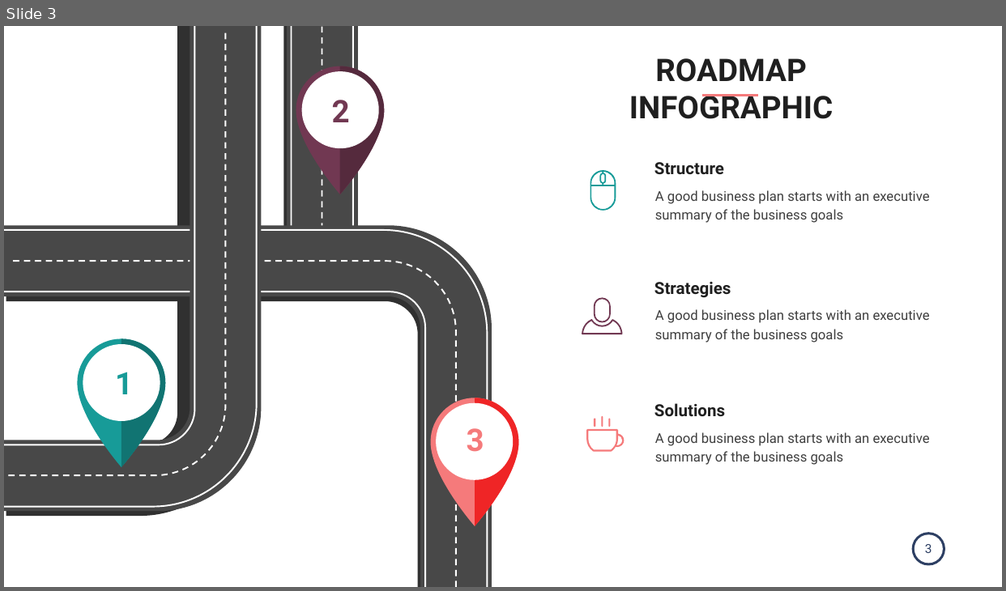
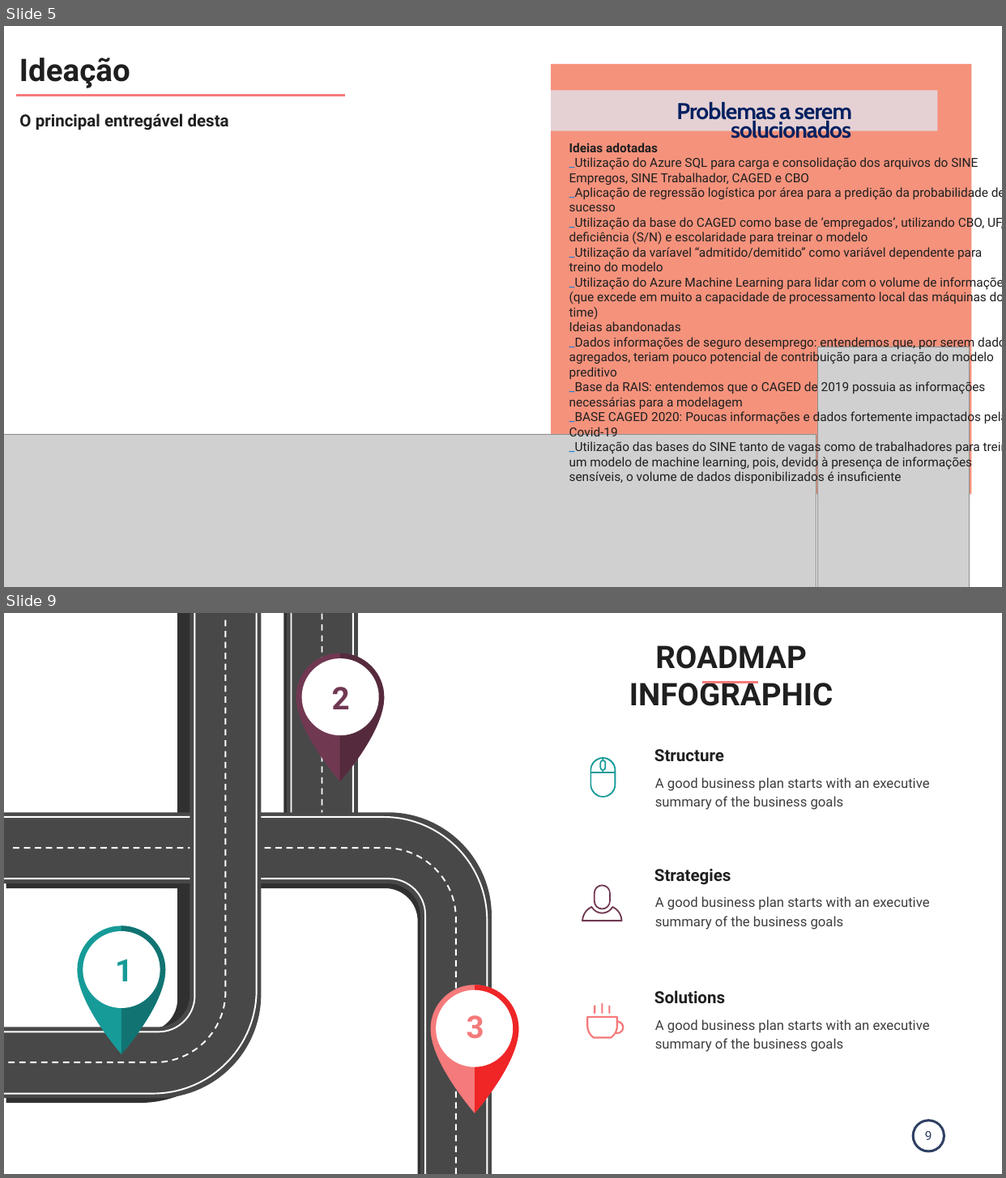
Before and after one commit to jonasplima/coronathon, a slide deck: Documentação Projeto/Roadmap Slides V1 Powerpoint Template.pptx. Shown one above the other, each under a label of ours: slide 3 before the commit, slides 5 and 9 after it; the slides between them are not shown. The pictures are 1006x591 and 1006x1178 pixels, drawn with LibreOffice and Linux fonts; fonts in the diff are those of the drawing; grey boxes stand for pictures. Boxes give left, top, right and bottom in pixels: in the first picture for what was removed or moved away, otherwise in the second. Text is boxed around its words. In the diff, an @@ line names an element or a change of style, - is before the commit and + after.

```diff
--- a/Documentação Projeto/Roadmap Slides V1 Powerpoint Template.pptx
+++ b/Documentação Projeto/Roadmap Slides V1 Powerpoint Template.pptx
@@ slide 5 added at bbox=[4, 26, 1002, 587], background #FFFFFF @@
@@ text added at bbox=[19, 58, 130, 88], 60 pt, text #1F1F1F, bold @@
+Ideação
@@ rectangle added at bbox=[551, 64, 972, 495], fill #F5927C @@
@@ line added from (16, 95) to (345, 95), #F57A7B 5 pt @@
@@ rectangle added at bbox=[551, 90, 938, 131], fill #DEF0FF at 68% opacity @@
@@ text added at bbox=[19, 113, 229, 130], 32 pt, text #1F1F1F, bold @@
+O principal entregável desta
@@ text added at bbox=[676, 102, 852, 139], 44 pt, text #002060, bold @@
+Problemas a serem solucionados
@@ text added at bbox=[569, 143, 1002, 484], 24 pt, text #1F1F1F @@
+Ideias adotadas
+_Utilização do Azure SQL para carga e consolidação dos arquivos do SINE
+Empregos, SINE Trabalhador, CAGED e CBO
+_Aplicação de regressão logística por área para a predição da probabilidade de
+sucesso
+_Utilização da base do CAGED como base de ‘empregados’, utilizando CBO, UF,
+deficiência (S/N) e escolaridade para treinar o modelo
+_Utilização da varíavel “admitido/demitido” como variável dependente para
+treino do modelo
+_Utilização do Azure Machine Learning para lidar com o volume de informações
+(que excede em muito a capacidade de processamento local das máquinas do
+time)
+Ideias abandonadas
+_Dados informações de seguro desemprego: entendemos que, por serem dados
+agregados, teriam pouco potencial de contribuição para a criação do modelo
+preditivo
+_Base da RAIS: entendemos que o CAGED de 2019 possuia as informações
+necessárias para a modelagem
+_BASE CAGED 2020: Poucas informações e dados fortemente impactados pela
+Covid-19
+_Utilização das bases do SINE tanto de vagas como de trabalhadores para treinar
+um modelo de machine learning, pois, devido à presença de informações
+sensíveis, o volume de dados disponibilizados é insuficiente
@@ picture added at bbox=[818, 347, 969, 587] @@
@@ picture added at bbox=[4, 434, 816, 587] @@
@@ what was slide 3 is now slide 9 @@
@@ page number at bbox=[925, 1131, 932, 1140]: text changed @@
-3
+9
```
Also in this commit, not shown: 2 slides changed, 5 other slides added, 3 other files.
